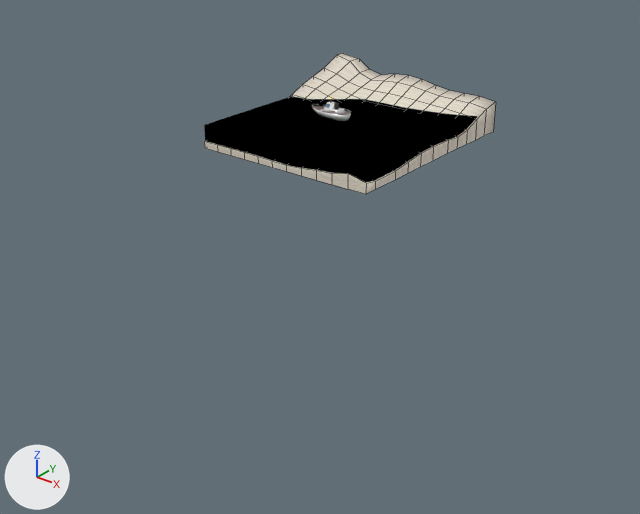
Before and after pictures for a commit that changed the Blender file assets/blender_water_simulation.blend.
One viewpoint serves both versions: a camera (50 mm lens) standing at (59.8, -77.6, 29.9) and looking at (2.1, -5.5, -14.8). The axes (+X, +Y, +Z) are drawn at lower left. The lights are the same throughout. Mesh edges are drawn as thin lines on the coarser meshes.

Names of what the first picture shows: 'Sand', 'Water'.
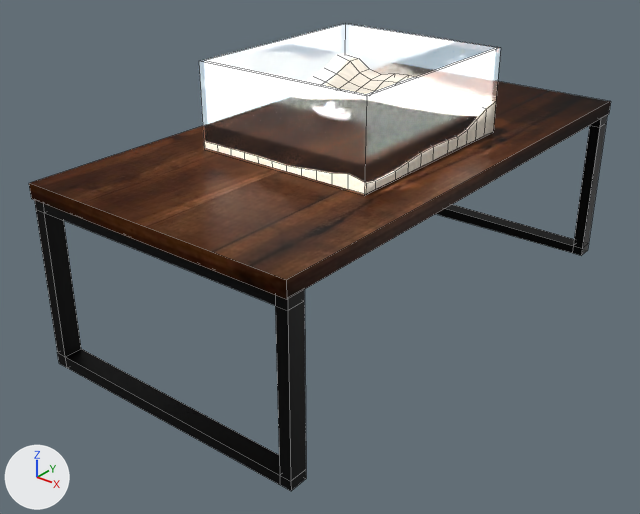
Commit message: Append table into simulation

Location of each change, [x1, y1, x2, y2] in pixels of the pictures (640 x 514 px):
```json
{"object": "Table", "change": "added", "after": [29, 81, 611, 300], "on screen": "brown"}
{"object": "Glass walls", "change": "shown", "after": [199, 24, 501, 196]}
{"object": "Legs", "change": "added", "after": [34, 116, 607, 491], "on screen": "black"}
{"object": "Water", "change": "unchanged, covered by the edit", "before": [204, 96, 478, 183]}
```

The change, as JSON lines over the scene's bpy script:
```json
{"op": "add", "block": "img_wooden_table_jpg", "code": ["img_wooden_table_jpg = load_image('wooden_table.jpg', '../textures/wooden_table.jpg', 850, 567, 'sRGB')"]}
{"op": "add", "block": "mat_material_001", "code": ["mat_material_001 = principled_material('Material.001')", "mat_material_001.base_color = (0.00206, 0.00206, 0.00206)  # black #070707", "mat_material_001.metallic = 0.727", "mat_material_001.specular_ior_level = 0.368"]}
{"op": "add", "block": "mat_material_004", "code": ["mat_material_004 = principled_material('Material.004')", "mat_material_004.texture = img_wooden_table_jpg", "mat_material_004.roughness = 0.359", "mat_material_004.specular_ior_level = 0.0182"]}
{"op": "add", "block": "me_cube_002", "code": ["me_cube_002 = bpy.data.meshes.new('Cube.002')", "me_cube_002.from_pydata(...)  # 64 vertices, 64 faces; spans x -1.0..39.0, y -1.0..59.4, z -1.0..1.0", "me_cube_002.materials.append(mat_material_001)  # black #070707"]}
{"op": "add", "block": "me_cube_003", "code": ["me_cube_003 = bpy.data.meshes.new('Cube.003')", "me_cube_003.from_pydata(...)  # a box spanning x -4.0..4.0, y -6.05..6.05, z 2.4..2.61", "me_cube_003.materials.append(mat_material_004)  # picture img_wooden_table_jpg"]}
{"op": "remove", "block": "ob_glass_walls", "code": "ob_glass_walls.hide_set(True)  # its collection is switched off"}
{"op": "add", "block": "ob_legs", "code": ["ob_legs = bpy.data.objects.new('Legs', me_cube_002)", "ob_legs.parent = ob_table", "ob_legs.matrix_parent_inverse = Matrix(((1.262, 0.0, 0.0, -0.0258), (0.0, 1.0, 0.0, 0.0), (0.0, 0.0, 0.653, 0.823), (0.0, 0.0, 0.0, 1.0)))", "ob_legs.location = (-2.975, -5.795, 0.58)", "ob_legs.scale = (0.157, 0.199, 1.91)"]}
{"op": "add", "block": "ob_table", "code": ["ob_table = bpy.data.objects.new('Table', me_cube_003)", "ob_table.location = (3.1, 0.0, -22.6)", "ob_table.scale = (4.16, 5.25, 8.04)"]}
```
